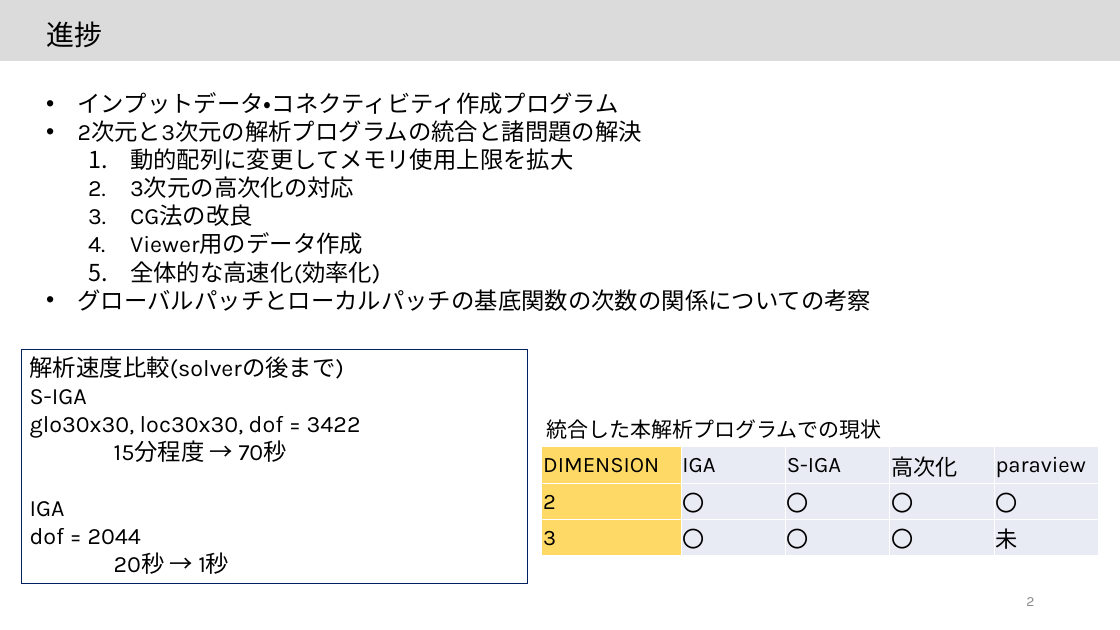
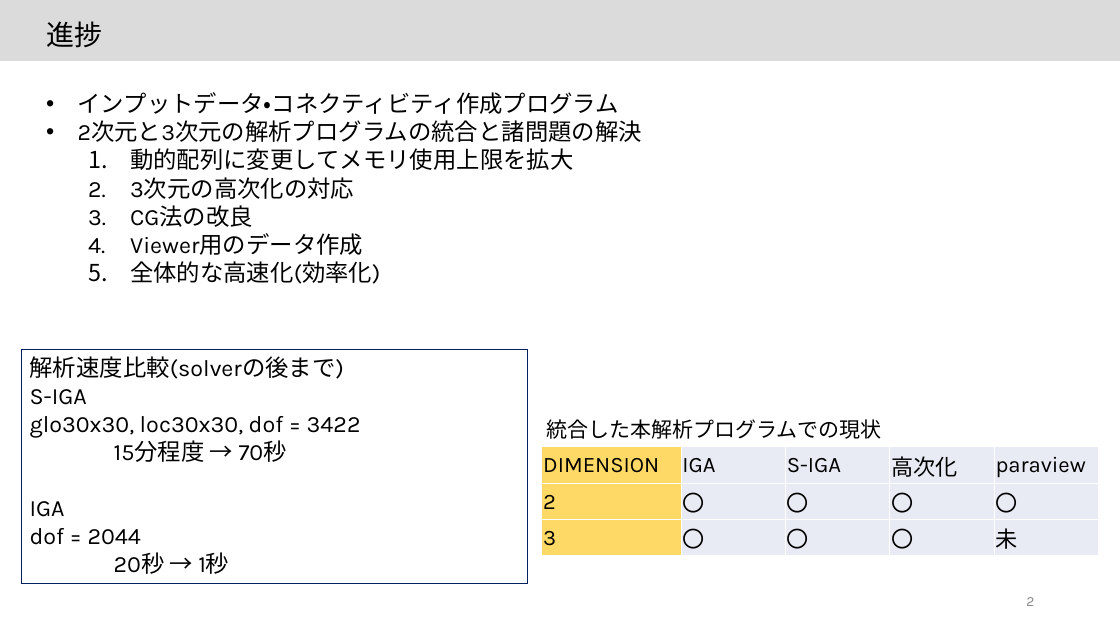
Before and after one commit to JoTsuchi22/lab_share, a slide deck: slide 2 of 研究ミーティング/20220623/20220623.pptx. Drawn at 1120x630 pixels with LibreOffice and Linux fonts; fonts in the diff are those of the drawing. Boxes give left, top, right and bottom in pixels: in the first picture for what was removed or moved away, otherwise in the second. Text is boxed around its words. In the diff, an @@ line names an element or a change of style, - is before the commit and + after.

```diff
--- a/研究ミーティング/20220623/20220623.pptx
+++ b/研究ミーティング/20220623/20220623.pptx
@@ text at (78, 289, 872, 311): paragraph removed @@
-• グローバルパッチとローカルパッチの基底関数の次数の関係についての考察
```
